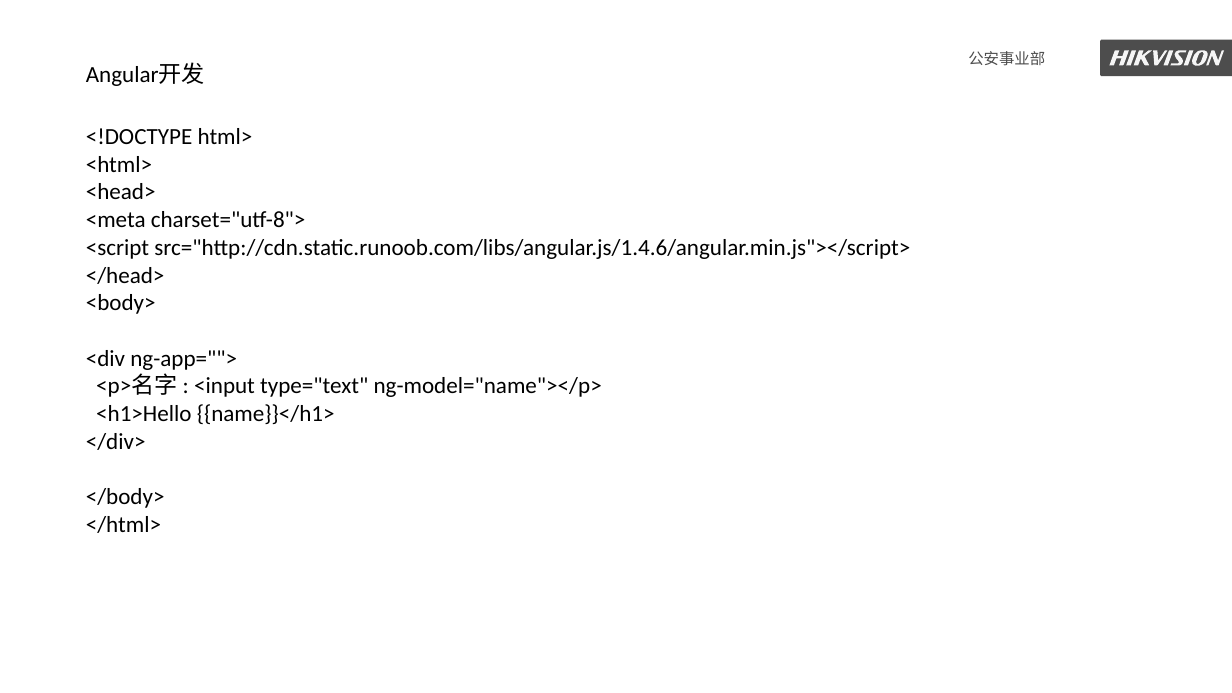
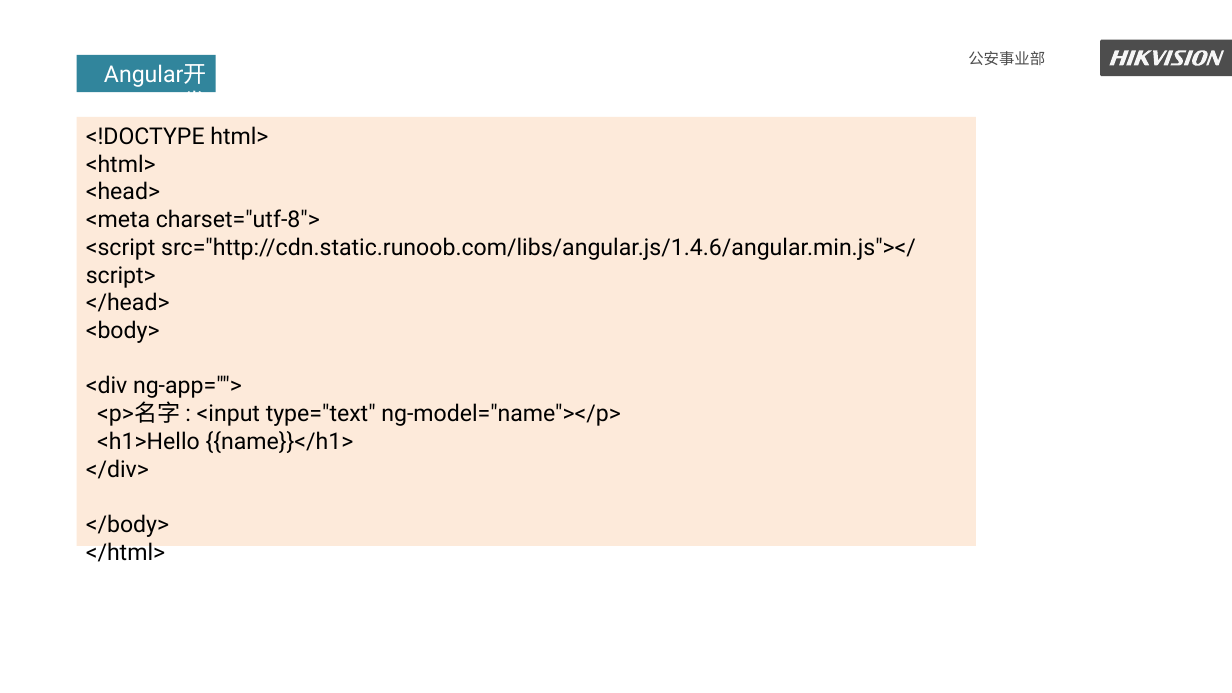
Before and after one commit to kaisajiang/Vue-Classroom, a slide deck: slide 20 of class1/Web前端框架介绍0.pptx. Drawn at 1232x693 pixels with LibreOffice and Linux fonts; fonts in the diff are those of the drawing. Boxes give left, top, right and bottom in pixels: in the first picture for what was removed or moved away, otherwise in the second. Text is boxed around its words. In the diff, an @@ line names an element or a change of style, - is before the commit and + after.

```diff
--- a/class1/Web前端框架介绍0.pptx
+++ b/class1/Web前端框架介绍0.pptx
@@ rectangle "Angular开发": place and size @@
-rectangle "Angular开发" at [86,63,205,86]
+rectangle "Angular开发" at [77,55,215,91]
@@ rectangle "Angular开发" at [77,55,215,91]: font Calibri to Roboto, text colour #000000 to #FFFFFF; alignment left to right; fill none to #31859C @@
@@ rectangle "<!DOCTYPE html> <html> <head> <meta ...": place and size @@
-rectangle "<!DOCTYPE html> <html> <head> <meta ..." at [86,128,910,533]
+rectangle "<!DOCTYPE html> <html> <head> <meta ..." at [77,116,976,545]
@@ rectangle "<!DOCTYPE html> <html> <head> <meta ..." at [77,116,976,545]: font Calibri to Roboto; fill none to #FDEADA @@
```
Also in this commit, not shown: 36 other slides changed, 2 other files.
